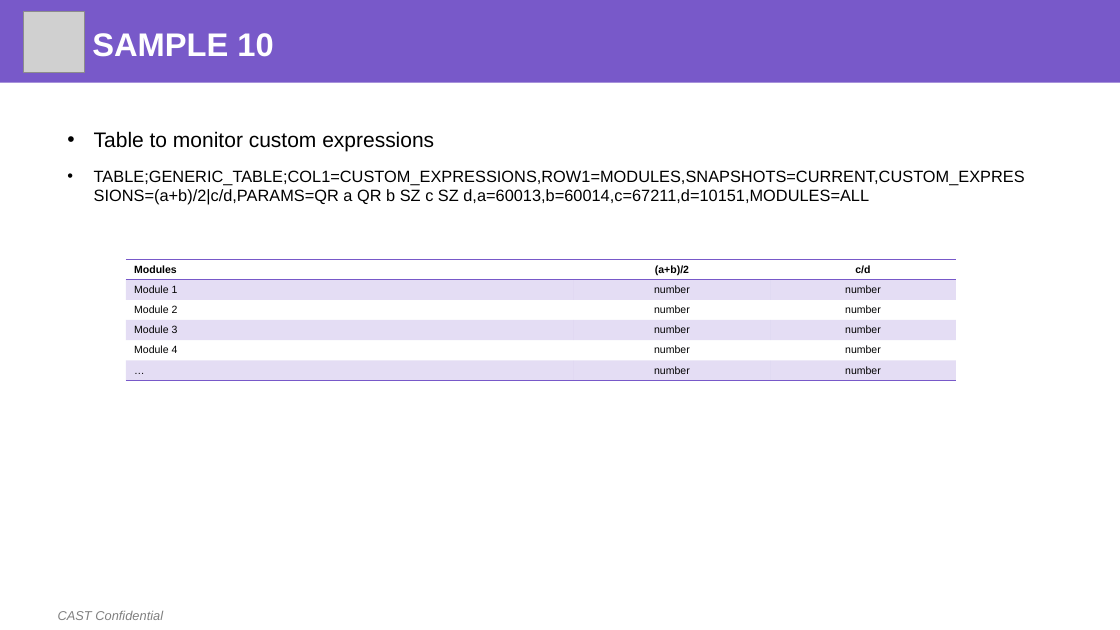
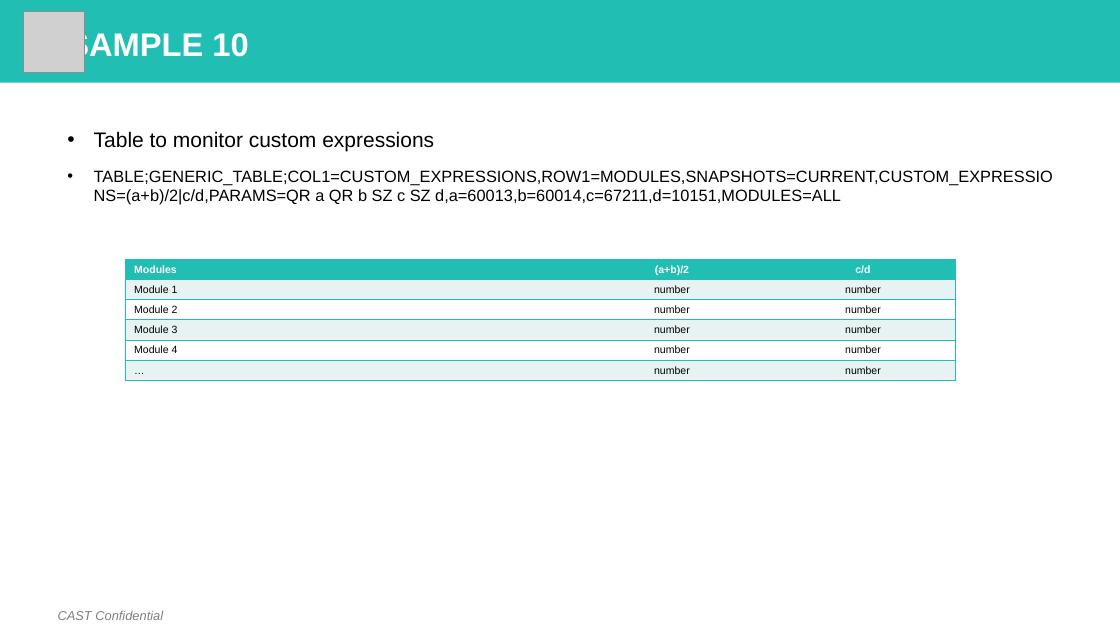
Before and after one commit to CAST-projects/ReportGenerator, a slide deck: slide 13 of CastReporting.Reporting/TemplatesFiles/Generic Table Definition.pptx. Drawn at 1120x630 pixels with LibreOffice and Linux fonts; fonts in the diff are those of the drawing; grey boxes stand for pictures; background and template pictures are left out. Boxes give left, top, right and bottom in pixels: in the first picture for what was removed or moved away, otherwise in the second. Text is boxed around its words. In the diff, an @@ line names an element or a change of style, - is before the commit and + after.

Commit message:
REPORTGEN-348: custom expression for portfolio generic content

```diff
--- a/CastReporting.Reporting/TemplatesFiles/Generic Table Definition.pptx
+++ b/CastReporting.Reporting/TemplatesFiles/Generic Table Definition.pptx
@@ rectangle at [0, 0, 1120, 82]: fill #7859C9 to #21BFB3 @@
@@ title "SAMPLE 10" rewrapped from [92, 33, 273, 57] to [67, 29, 248, 61] @@
@@ text "Table to monitor custom expressions" rewrapped from [94, 131, 1025, 205] to [94, 131, 1053, 205] @@
@@ table at [126, 260, 956, 386] @@
@@ fill none to #20BEB3 in row 1 @@
@@ fill #7859C9 at 20% opacity to #E8F4F2 in 9 cells @@
@@ fill none to #FFFFFF in 6 cells @@
@@ text colour #000000 to #FFFFFF in "Modules", "(a+b)/2", "c/d" @@
@@ borders changed @@
```
Also in this commit, not shown: 2 other slides changed, 8 other files.
